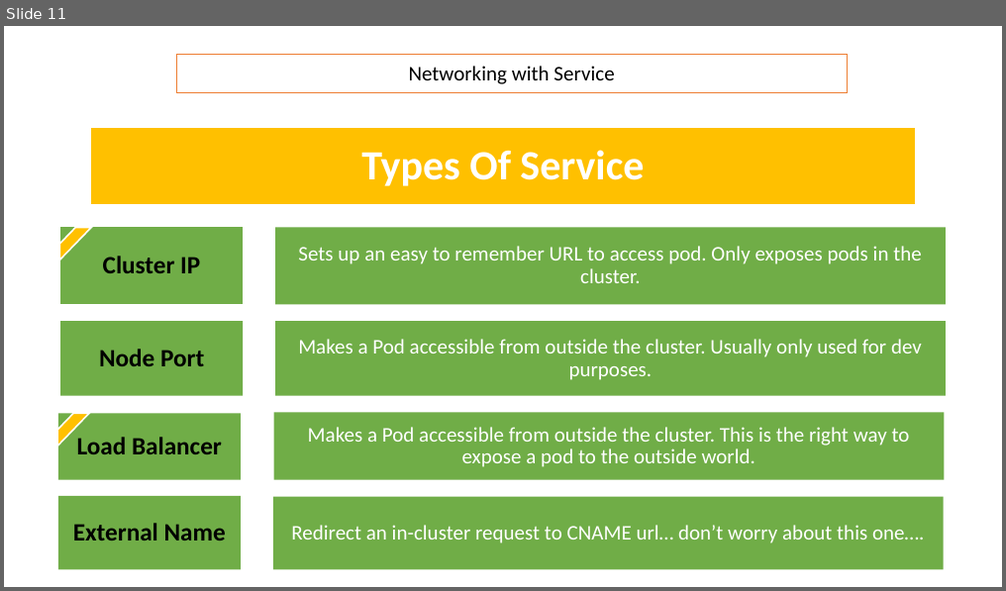
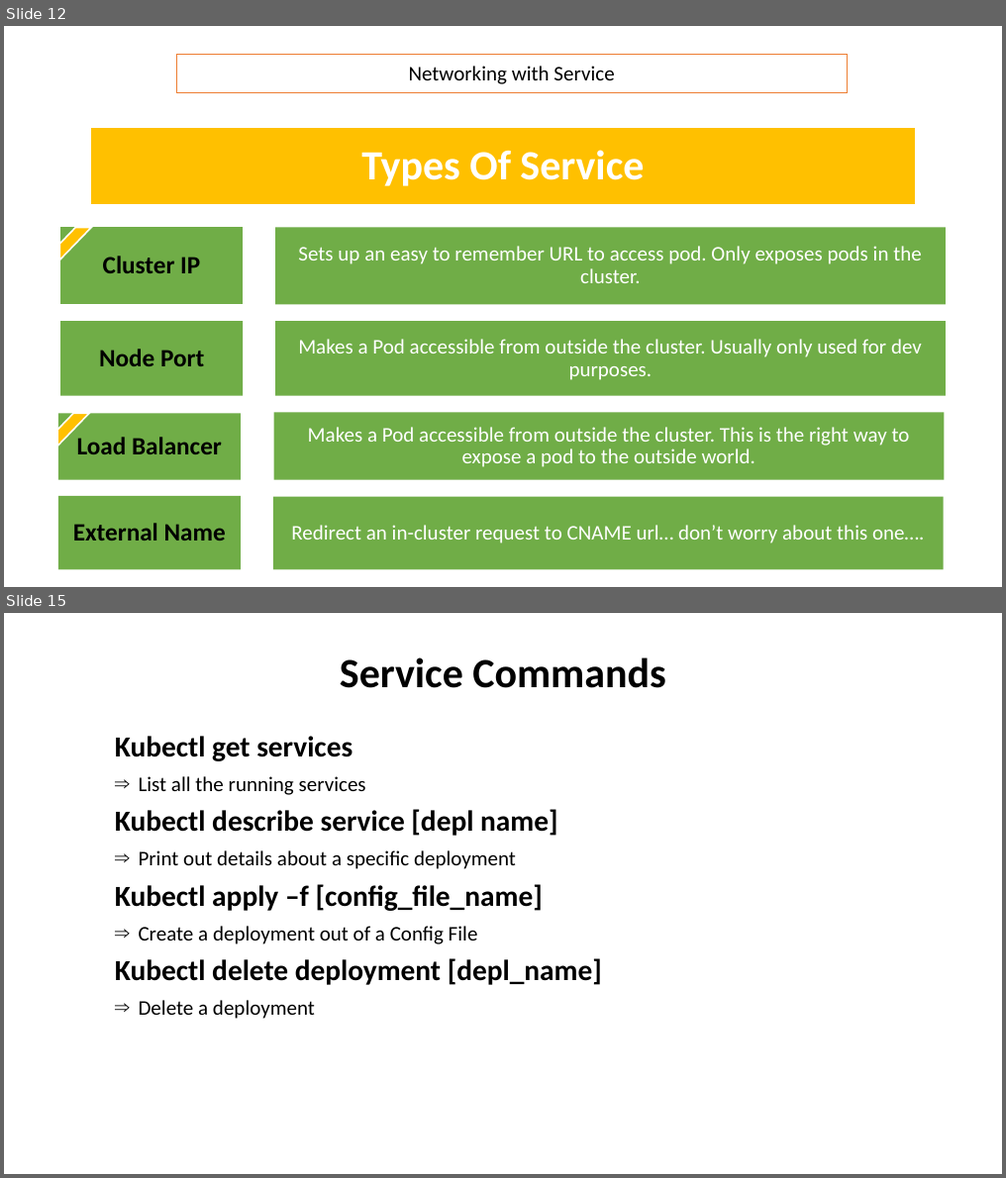
Before and after one commit to AlqamaShuja/Microservices, a slide deck: Kubernetes.pptx. Shown one above the other, each under a label of ours: slide 11 before the commit, slides 12 and 15 after it; the slides between them are not shown. The pictures are 1006x591 and 1006x1178 pixels, drawn with LibreOffice and Linux fonts; fonts in the diff are those of the drawing. Boxes give left, top, right and bottom in pixels: in the first picture for what was removed or moved away, otherwise in the second. Text is boxed around its words. In the diff, an @@ line names an element or a change of style, - is before the commit and + after.

Commit message:
create posts-service

```diff
--- a/Kubernetes.pptx
+++ b/Kubernetes.pptx
@@ slide 15 added at (x1=4, y1=613, x2=1002, y2=1174), background #FFFFFF @@
@@ title added at (x1=340, y1=658, x2=665, y2=688), 40 pt, text #000000, bold @@
+Service Commands
@@ text added at (x1=115, y1=736, x2=602, y2=1019), 28 pt, text #000000, bold @@
+Kubectl get services
+⇒ List all the running services
+Kubectl describe service [depl name]
+⇒ Print out details about a specific deployment
+Kubectl apply –f [config_file_name]
+⇒ Create a deployment out of a Config File
+Kubectl delete deployment [depl_name]
+⇒ Delete a deployment
@@ what was slide 11 is now slide 12 @@
```
Also in this commit, not shown: 3 other slides added, 1 other file.
